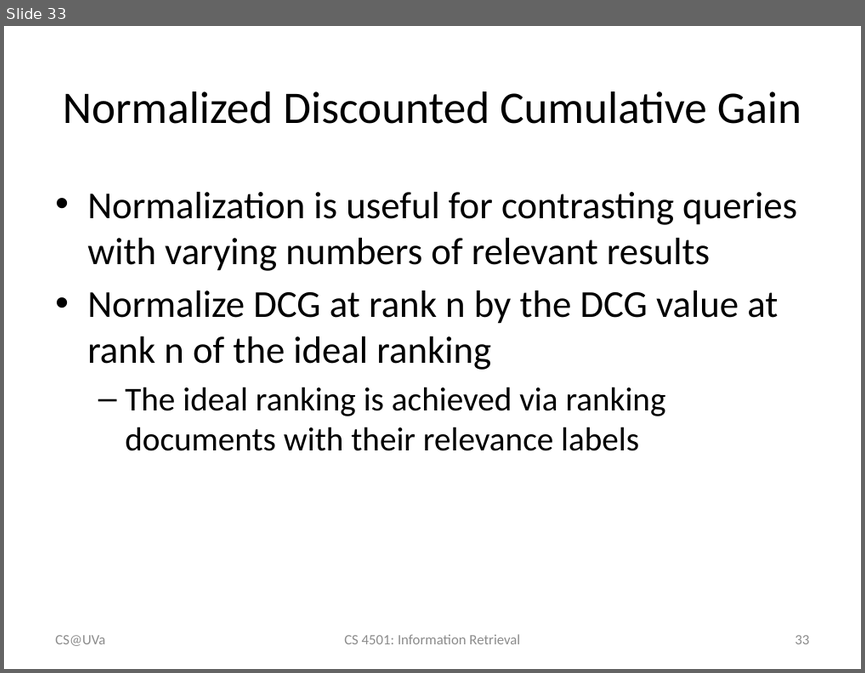
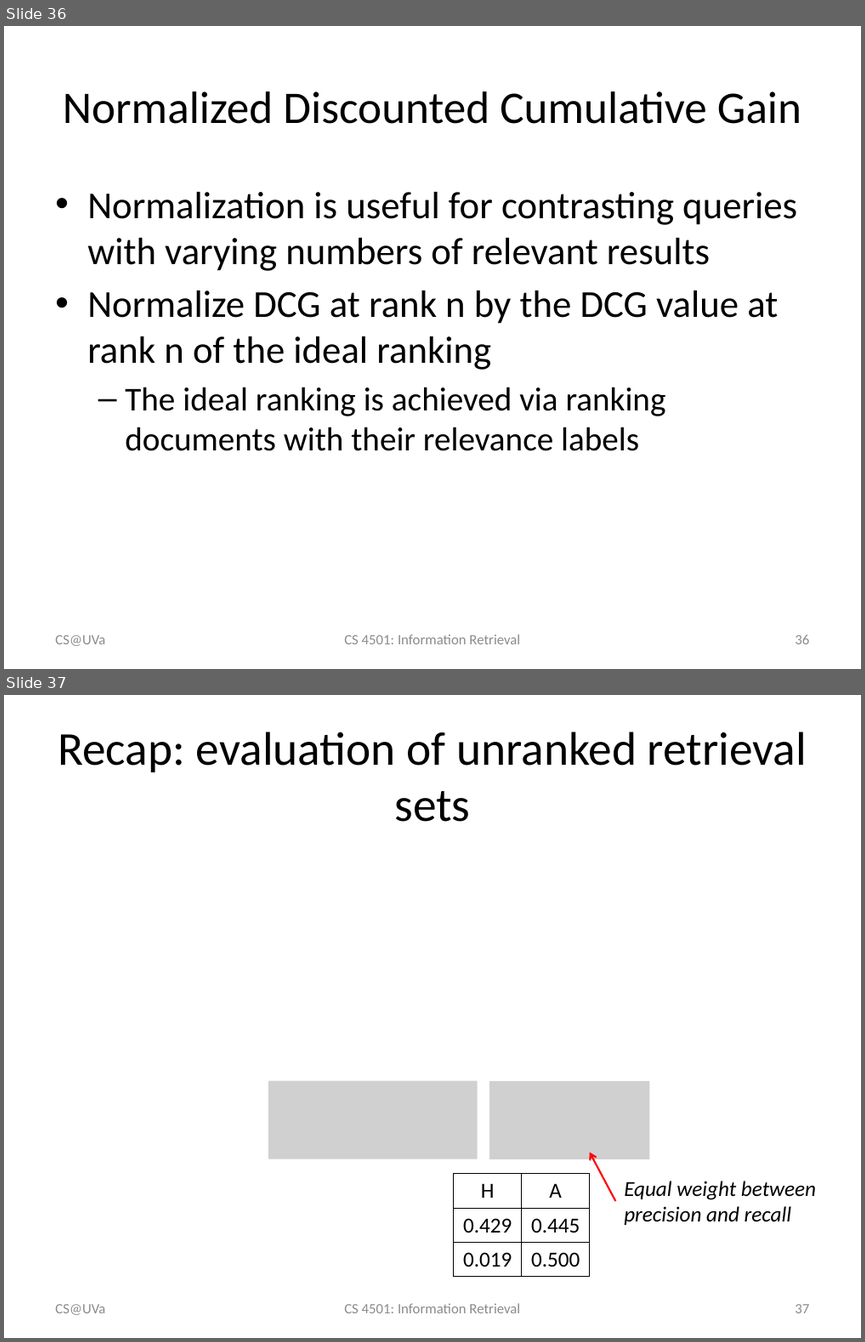
Before and after one commit to wang296/IR2015, a slide deck: docs/Information Retrieval Evaluation.pptx. Shown one above the other, each under a label of ours: slide 33 before the commit, slides 36 and 37 after it. The pictures are 865x673 and 865x1342 pixels, drawn with LibreOffice and Linux fonts; fonts in the diff are those of the drawing; grey boxes stand for pictures. Boxes give left, top, right and bottom in pixels: in the first picture for what was removed or moved away, otherwise in the second. Text is boxed around its words. In the diff, an @@ line names an element or a change of style, - is before the commit and + after.

```diff
--- a/docs/Information Retrieval Evaluation.pptx
+++ b/docs/Information Retrieval Evaluation.pptx
@@ slide 37 added at [4,695,861,1338], background #FFFFFF @@
@@ title added at [58,732,806,822], 39.6 pt, text #000000 @@
+Recap: evaluation of unranked retrieval sets
@@ picture added at [268,1081,477,1158] @@
@@ picture added at [490,1081,650,1158] @@
@@ arrow added from (616, 1201) to (589, 1151), #FF0000 1.5 pt @@
@@ table added at [454,1173,589,1276], 3 rows, 2 columns @@
+H | A
+0.429 | 0.445
+0.019 | 0.500
@@ text added at [624,1180,816,1225], 18 pt, text #000000, italic @@
+Equal weight between precision and recall
@@ text added at [55,1304,105,1315], 12 pt, text #8C8C8C @@
+CS@UVa
@@ text added at [344,1303,520,1313], 12 pt, text #8C8C8C @@
+CS 4501: Information Retrieval
@@ page number added at [794,1304,809,1313], 12 pt, text #8C8C8C @@
+37
@@ what was slide 33 is now slide 36 @@
@@ page number at [794,635,809,644]: text changed @@
-33
+36
```
Also in this commit, not shown: 3 slides changed, 13 other slides added, 2 other files.
